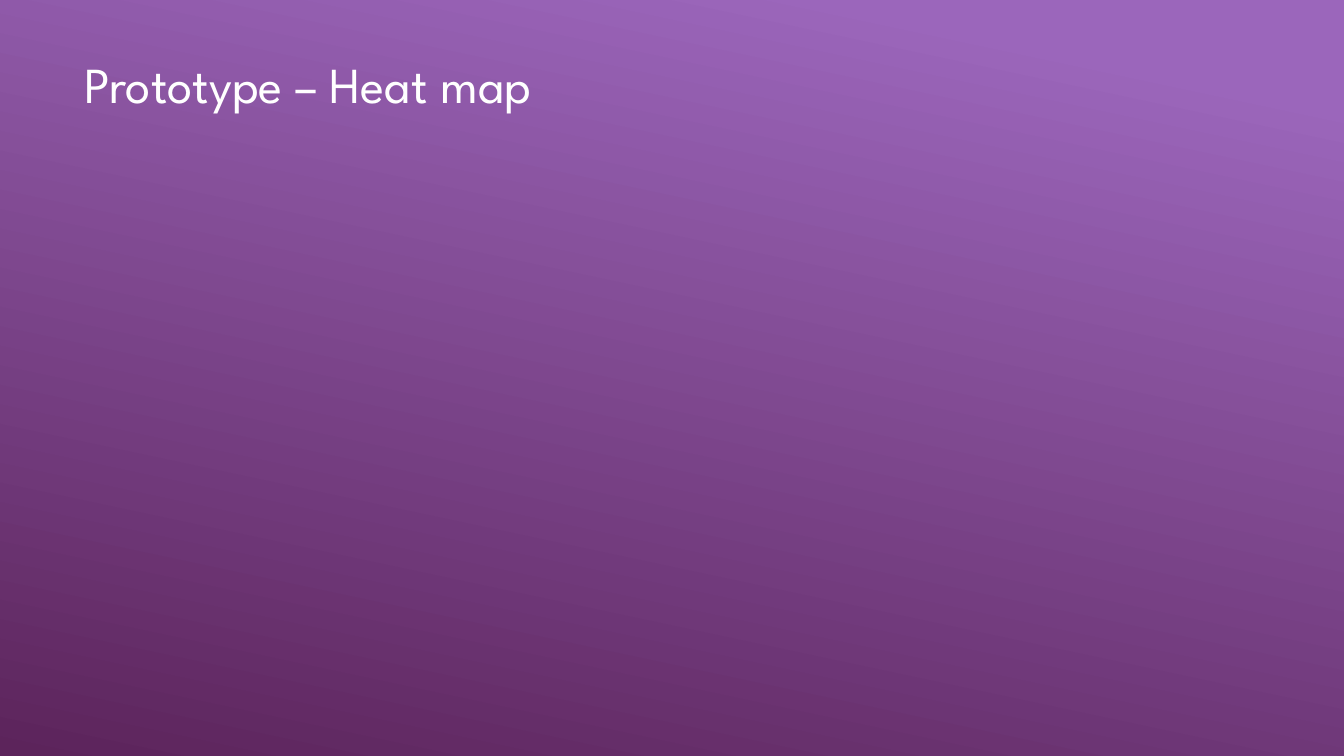
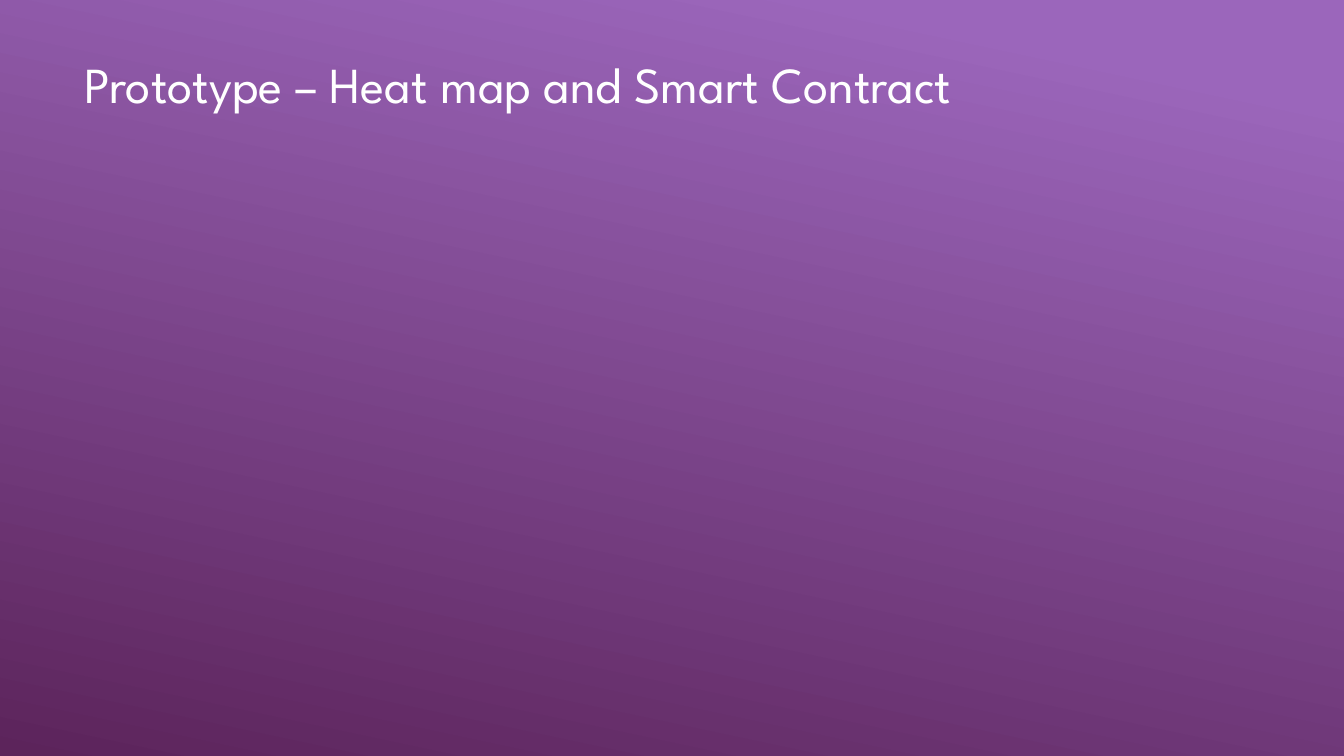
Before and after one commit to S-Chitra/AccentureHack, a slide deck: slide 7 of Presentation.pptx. Drawn at 1344x756 pixels with LibreOffice and Linux fonts; fonts in the diff are those of the drawing; background and template pictures are left out. Boxes give left, top, right and bottom in pixels: in the first picture for what was removed or moved away, otherwise in the second. Text is boxed around its words. In the diff, an @@ line names an element or a change of style, - is before the commit and + after.

```diff
--- a/Presentation.pptx
+++ b/Presentation.pptx
@@ title at box(84, 68, 951, 114): text changed @@
-Prototype – Heat map
+Prototype – Heat map and Smart Contract
```
Also in this commit, not shown: 1 other slide changed, 1 slide removed.
